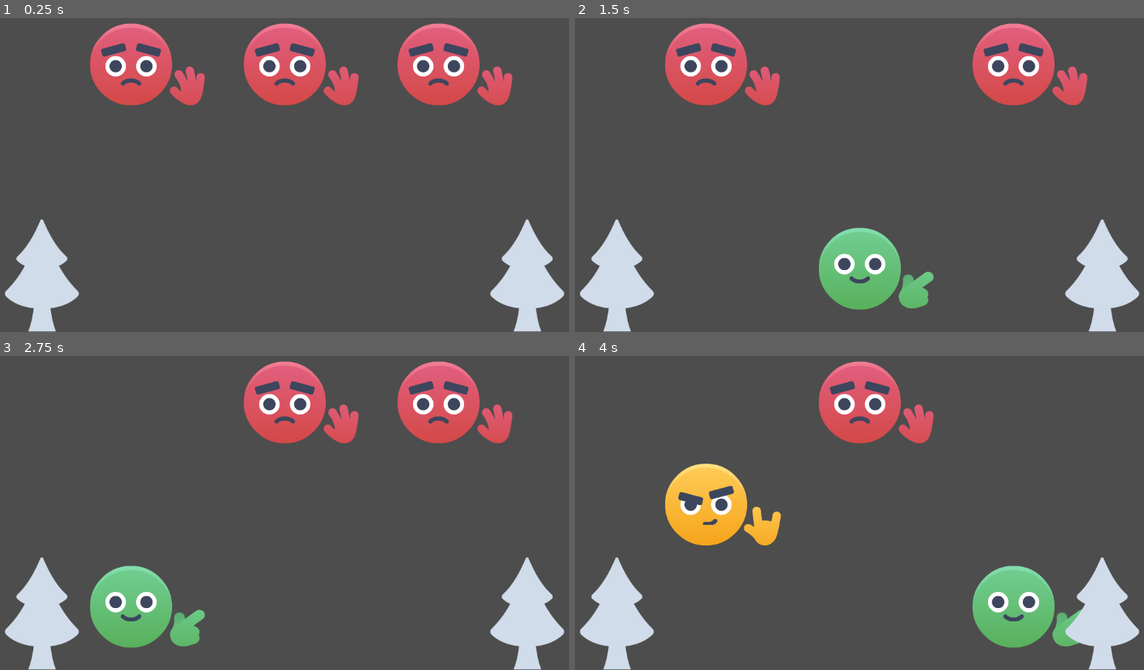
Above: before the commit, frames 1-4 (two rows, left to right).
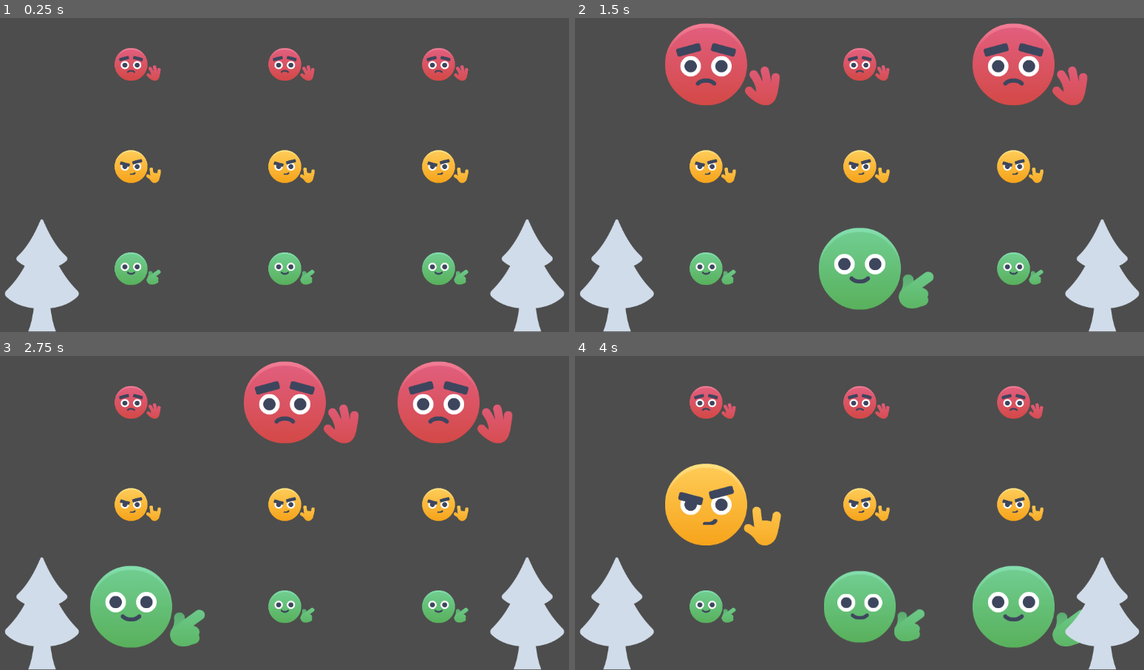
Above: after the commit, the same moments.

Repository: halmango/godot_start
Game: Godot game, scene res://MainScene.tscn
Two runs of this game, one before a commit and one after it. Both use one fixed random seed, a clock stepped at 60 frames per second and the inputs below.
Inputs:
- Up to frame 1 (0.25 s): no input
- Up to frame 2 (1.5 s): no input
- Up to frame 3 (2.75 s): no input
- Up to frame 4 (4 s): no input

The runs differ from the first frame. In frame 1, 12% of the frame differs, in the area x 15-91%, y 1-85%; in frame 2, 3.2%; in frame 3, 3.2%; in frame 4, 8.2%.

Commit message:
Feat 신호등 문제 4(#11) 1. tween 을 사용하기 close #11

Diff:
--- a/Traffic/TrafficLights.gd
+++ b/Traffic/TrafficLights.gd
@@ -52,16 +52,24 @@
 
 
 func set_light(color: int) -> void:
+	var my_tween : Tween = create_tween()
+	var big: Vector2 = Vector2(1,1)
+	var small: Vector2 = Vector2(0.4,0.4)
+
+	my_tween.tween_property(red, "scale", small, 0.3).from_current()\
+			.set_ease(Tween.EASE_OUT).set_trans(Tween.TRANS_QUART)
+	my_tween.parallel().tween_property(yellow, "scale", small, 0.3).from_current()\
+			.set_ease(Tween.EASE_OUT).set_trans(Tween.TRANS_QUART)
+	my_tween.parallel().tween_property(green, "scale", small, 0.3).from_current()\
+			.set_ease(Tween.EASE_OUT).set_trans(Tween.TRANS_QUART)
+
 	match color:
 		Lights.RED:
-			red.set_visible(true)
-			yellow.set_visible(false)
-			green.set_visible(false)
+			my_tween.tween_property(red, "scale", big, 0.3).from_current()\
+				.set_ease(Tween.EASE_OUT).set_trans(Tween.TRANS_ELASTIC)
 		Lights.YELLOW:
-			red.set_visible(false)
-			yellow.set_visible(true)
-			green.set_visible(false)
+			my_tween.parallel().tween_property(yellow, "scale", big, 0.3).from_current()\
+				.set_ease(Tween.EASE_OUT).set_trans(Tween.TRANS_ELASTIC)
 		Lights.GREEN:
-			red.set_visible(false)
-			yellow.set_visible(false)
-			green.set_visible(true)
+			my_tween.parallel().tween_property(green, "scale", big, 0.3).from_current()\
+				.set_ease(Tween.EASE_OUT).set_trans(Tween.TRANS_ELASTIC)
